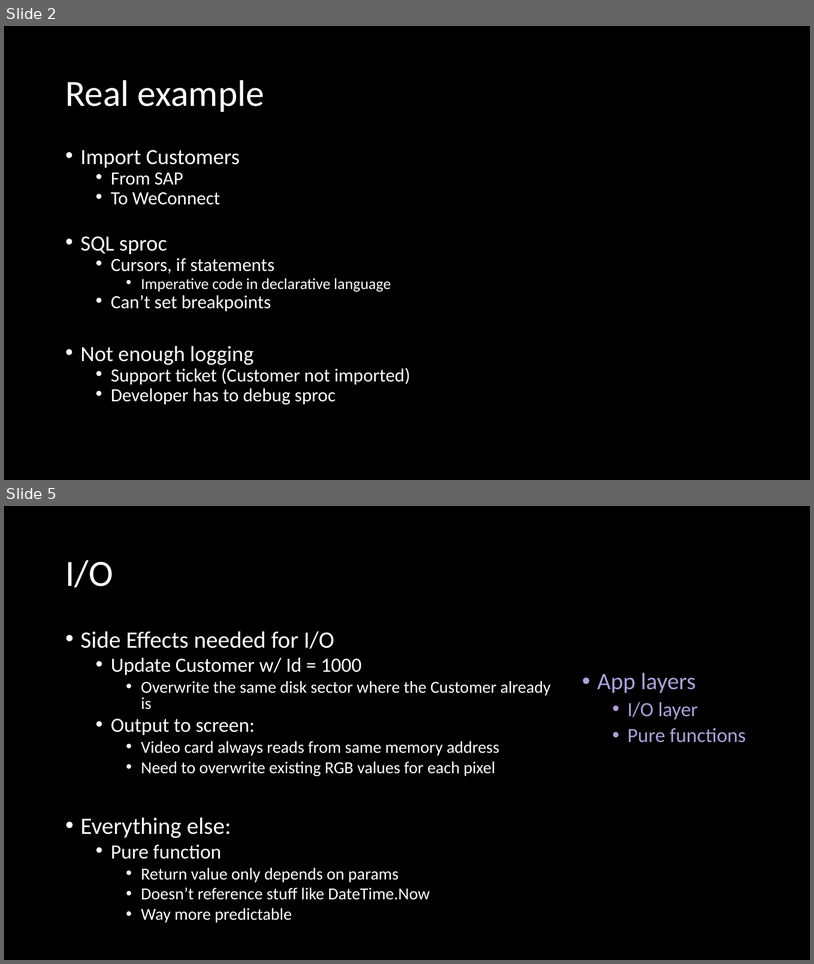
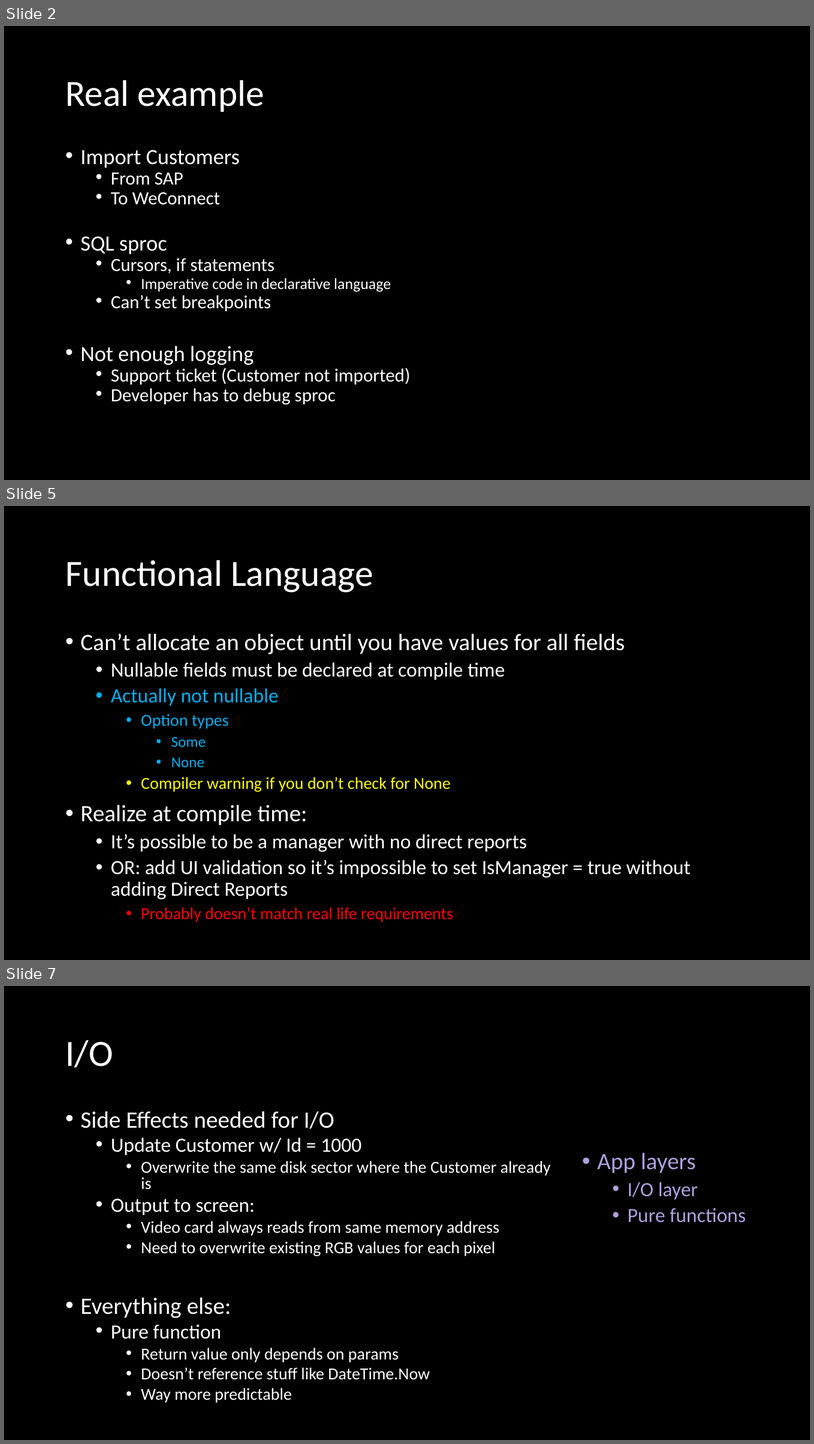
Before and after one commit to jaydpather/FSharpETLDemo, a slide deck: presentations/FSharpETLDemo.pptx. Shown one above the other, each under a label of ours: slides 2 and 5 before the commit, slides 2, 5 and 7 after it; the slides between them are not shown. The pictures are 814x964 and 814x1444 pixels, drawn with LibreOffice and Linux fonts; fonts in the diff are those of the drawing. Boxes give left, top, right and bottom in pixels: in the first picture for what was removed or moved away, otherwise in the second. Text is boxed around its words. In the diff, an @@ line names an element or a change of style, - is before the commit and + after.

```diff
--- a/presentations/FSharpETLDemo.pptx
+++ b/presentations/FSharpETLDemo.pptx
@@ slide 5 added at (x1=4, y1=506, x2=810, y2=960), background #000000 @@
@@ title added at (x1=65, y1=560, x2=374, y2=592), 44 pt, text #FFFFFF @@
+Functional Language
@@ text added at (x1=81, y1=633, x2=691, y2=922), 24 pt, text #FFFFFF @@
+• Can’t allocate an object until you have values for all fields
+  • Nullable fields must be declared at compile time
+  • Actually not nullable
+    • Option types
+      • Some
+      • None
+    • Compiler warning if you don’t check for None
+• Realize at compile time:
+  • It’s possible to be a manager with no direct reports
+  • OR: add UI validation so it’s impossible to set IsManager = true without adding Direct Reports
+    • Probably doesn’t match real life requirements
@@ what was slide 5 is now slide 7 @@
```
Also in this commit, not shown: 2 slides changed, 3 other slides added, 3 other files.
